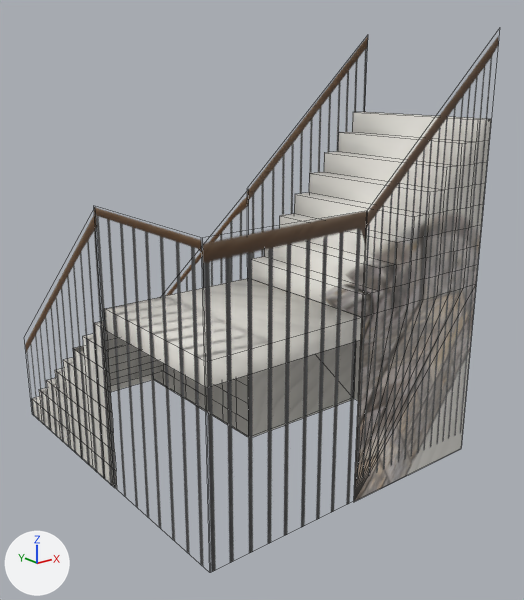
An edit to the FBX model ChicknDestroy/desing/objectes/escales/escales.fbx, drawn before and after from the same camera.
Both versions are drawn from a camera (50 mm lens) standing at (-0.125, -0.206, 0.106) and looking at (0.033, -0.008, 0.027). Every picture has the same lights, and +X, +Y and +Z are marked at lower left. Mesh edges are drawn as thin lines. Where no turn or scale is listed for an object, it has been applied to the vertices. Vertices at the same position are counted once.
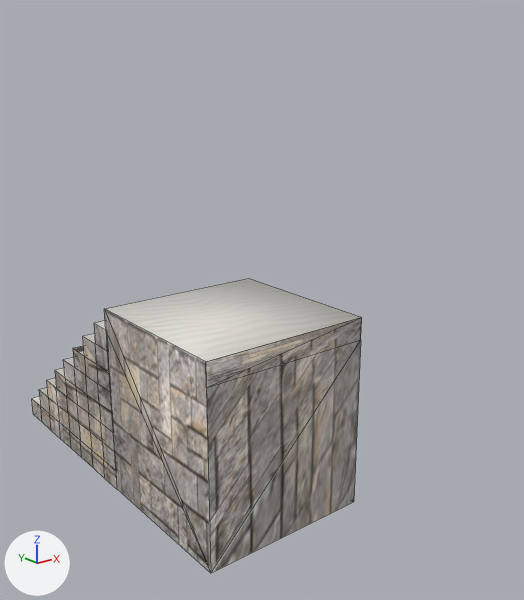
The edits, one by one:
me_cube_001 is used by ob_cube_001; location (0.0572, -0.0338, 0.0).
me_cube_001 had 225 vertices, 219 faces and spanned x -0.0858..0.0286, y -0.028..0.1004, z -0.0286..0.0919.
me_cube_001 now has 118 vertices, 111 faces and spans x -0.0858..-0.0285, y -0.028..0.1004, z -0.0286..0.0357.
me_cube_001 part 1: the loose piece of 110 vertices spanning x -0.0286..0.0286, y -0.028..0.028, z -0.0286..0.0919 is deleted.
Part 2, on me_cube_001:
2 faces are deleted.
3 vertices are added at (-0.0858, -0.028, -0.0285), (-0.0858, 0.028, -0.0285), (-0.0286, -0.028, -0.0285).
17 new faces join them.
me_cube_001 part 3: 85 kept faces spanning x -0.0858..-0.0285, y -0.028..0.1004, z -0.0286..0.0357 get new texture (UV) coordinates.
Object 'Plane_003' (ob_plane_003) is deleted.

Pixel boxes (x1, y1, x2, y2) of what changed, in the pictures (524 x 600 px):
'Cube_001', reshaped (28% narrower, 24% shorter): before (32, 112, 491, 502); after (32, 278, 362, 573)
'Plane_003', deleted: before (25, 36, 499, 572)
part 1 of me_cube_001, deleted: before (252, 112, 491, 502)
part 2 of me_cube_001, built on: before (105, 309, 362, 388); after (104, 309, 362, 573)
part 3 of me_cube_001, surface changed (grey to white): (32, 279, 360, 489) in both
